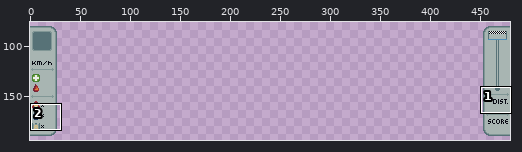
A pixel-art file gets an edit: assets/sprites/ui/ui_overlay.aseprite. The first picture is a wide view before the edit; the outline marks the close-up.
Close-up. First the earlier version:
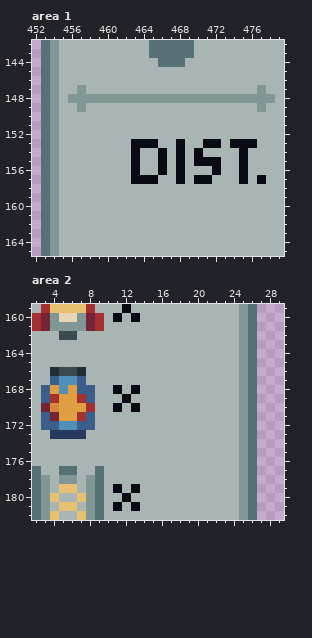
480x270 pixels, 1 frame. Shown: area 1: x 452..479, y 142..165; area 2: x 2..29, y 159..182. The wide view leaves out empty margins.
The same view after the edit:
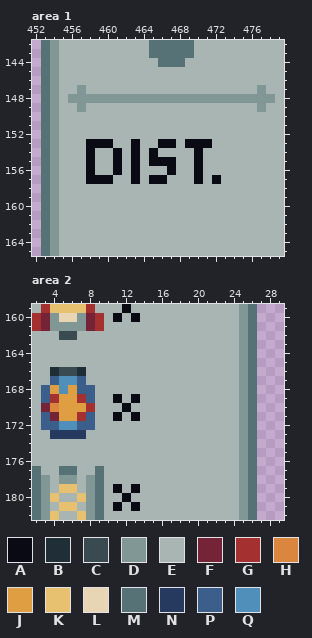
Palette (. is transparent): A #090a14  B #202e37  C #394a50  D #819796  E #a8b5b2  F #752438  G #a53030  H #da863e  J #de9e41  K #e8c170  L #e7d5b3  M #577277  N #253a5e  P #3c5e8b  Q #4f8fba
Changes in this commit:
Area 1, layer "All/Info":
The edit turns colour E into colour A in row 153 at x 458 to 460, 466 to 467 and 469 to 470; in row 154 at x 458, 461 and 465; in row 155 at x 458, 461, 465 and 467; in row 156 at x 458, 461, 467 and 470; in row 157 at x 458 to 460, 466 and 472.
The edit turns colour A into colour E in row 153 at x 464 to 465, 468, 472 and 474 to 476; in row 154 at x 466, 468 and 475; in row 155 at x 468, 471 to 472 and 475; in row 156 at x 466, 468, 472 and 475; in row 157 at x 464, 468, 471, 475 and 477.
Area 2, layer "All/Info":
The edit turns colour E into colour A in row 169 at x 11 and 13; in row 170 at x 12; in row 171 at x 11 and 13.
The edit turns colour A into colour E in row 168 at x 11 and 13; in row 169 at x 12; in row 170 at x 11 and 13.
Changed places in both close-ups, as pixel boxes (x1, y1, x2, y2):
changed: (86, 139, 266, 184)
changed: (113, 385, 140, 421)
